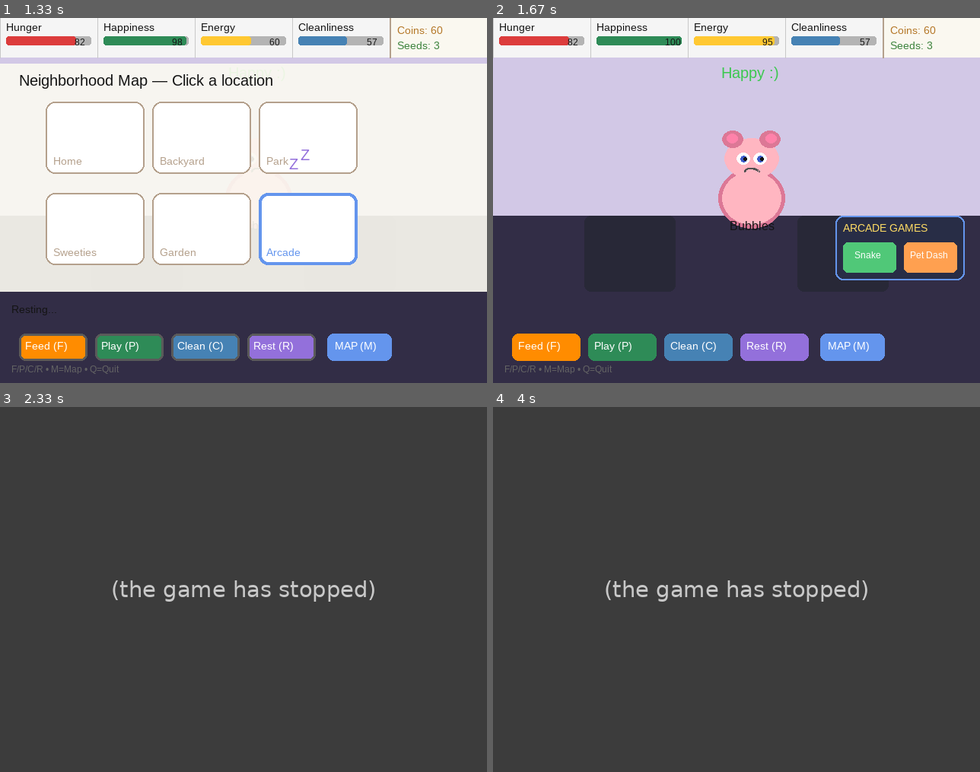
Above: before the commit, frames 1-4 (two rows, left to right).
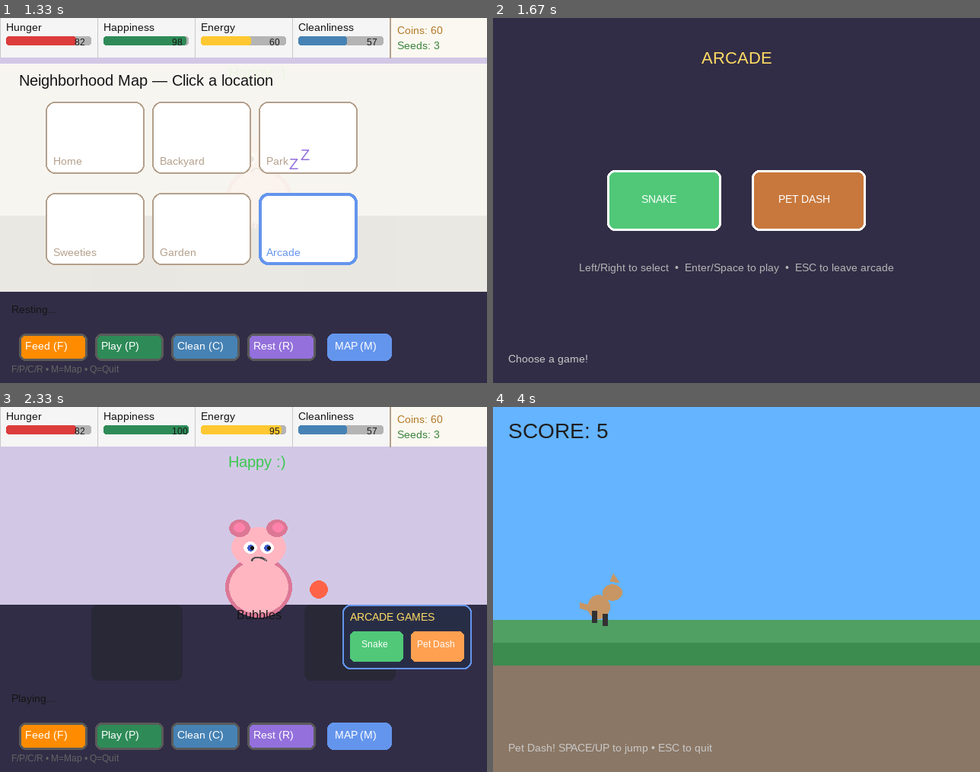
Above: after the commit, the same moments.

Repository: nickamis606/ourworld
Game: pygame game, started from main_pygame.py
The game is run twice, just before and just after one commit, with the same random seed, the same clock (stepped at 60 frames per second) and the same inputs.
Inputs (mouse positions are in pixels of both pictures, inside the frame that each line leads up to):
- Up to frame 1 (1.33 s): tap Enter at 0.33 s; click "Rest (R)" at 0.72 s; click "MAP (M)" at 1.05 s
- Up to frame 2 (1.67 s): click "Bubbles" at 1.38 s
- Up to frame 3 (2.33 s): tap Esc at 1.67 s; click "Play (P)" at 2.05 s
- Up to frame 4 (4 s): tap C at 2.33 s; click (863, 647) at 3.22 s; click "PET DASH" at 3.55 s; hold Up from 3.83 s (still down)

Frame 1 is identical in both runs. In frame 2, 64% of the frame differs, in the area x 0-100%, y 0-98%; in frame 3, 62%; in frame 4, 100%, in the area x 0-100%, y 0-100%.
Before the commit the program exited at 1.7 s; later frames show no game.

Commit message:
refactor: wire ArcadeScene into the thin controller with proper scene switching

Diff:
--- a/main_pygame.py
+++ b/main_pygame.py
@@ -1,27 +1,19 @@
 #!/usr/bin/env python3
 """
-OurWorld - Main entry point (thin controller version)
+OurWorld - Thin controller with proper scene management
 
-Architecture:
-- PetSelectionScreen (uses PetSprite)
-- OurWorldPygame acts as thin controller
-- MainScene handles the primary gameplay view
-- Minigames are launched from MainScene signals
-
-This is a major step toward clean scene-based architecture.
+Now supports clean switching between MainScene and ArcadeScene.
 """
 
 import pygame
 import sys
-import time
 from pathlib import Path
 
 sys.path.insert(0, str(Path(__file__).parent))
 
 from core.game_state import GameState
-from minigames import get_minigame
-from sprites.pet_sprite import PetSprite
 from scenes.main_scene import MainScene
+from scenes.arcade_scene import ArcadeScene
 
 WIDTH, HEIGHT = 640, 480
 FPS = 30
@@ -38,7 +30,6 @@
 
 
 class PetSelectionScreen:
-    """Pet selection screen (kept mostly as-is from previous refactor)."""
     def __init__(self, screen):
         self.screen = screen
         self.font = pygame.font.SysFont("Arial", 26)
@@ -47,6 +38,7 @@
         self.bob = 0.0
         self.done = False
 
+        from sprites.pet_sprite import PetSprite
         self.pet_sprites = []
         for i, pet_data in enumerate(PET_ROSTER):
             col = i % 3
@@ -107,15 +99,7 @@
 
 class OurWorldPygame:
     """
-    Thin controller / game manager.
-
-    Responsibilities:
-    - Create and manage MainScene
-    - Handle minigame launching
-    - Top-level game loop and quitting
-    - Save on exit
-
-    Most gameplay logic now lives in MainScene.
+    Thin scene manager / controller.
     """
 
     def __init__(self, pet_config):
@@ -127,13 +111,9 @@
         self.game_state.pet.name = pet_config["name"]
         self.pet_config = pet_config
 
-        # Create the main gameplay scene
         self.main_scene = MainScene(self.game_state, self.screen, pet_config)
+        self.arcade_scene = None
         self.current_scene = self.main_scene
-
-        # Minigame state
-        self.minigame = None
-        self.minigame_type = None
 
     def run(self):
         running = True
@@ -144,76 +124,28 @@
                 if event.type == pygame.QUIT:
                     running = False
                 else:
-                    # Let current scene handle the event
-                    if self.minigame:
-                        if hasattr(self.minigame, 'handle_key') and event.type == pygame.KEYDOWN:
-                            self.minigame.handle_key(event.key)
-                        elif hasattr(self.minigame, 'handle_event'):
-                            self.minigame.handle_event(event)
-                    else:
-                        self.current_scene.handle_event(event)
+                    self.current_scene.handle_event(event)
 
-            # Update
-            if self.minigame:
-                self.minigame.update(dt)
+            self.current_scene.update(dt)
 
-                # Check if minigame ended
-                if getattr(self.minigame, 'game_over', False):
-                    self._handle_minigame_end()
-            else:
-                self.current_scene.update(dt)
+            # === Scene switching logic ===
+            if self.current_scene.next_scene == "arcade":
+                if self.arcade_scene is None:
+                    self.arcade_scene = ArcadeScene(self.game_state, self.screen)
+                self.current_scene = self.arcade_scene
+                self.current_scene.next_scene = None
 
-                # Check if MainScene requested a minigame
-                if self.current_scene.next_scene == "snake":
-                    self._start_minigame("snake")
-                elif self.current_scene.next_scene == "pet_dash":
-                    self._start_minigame("pet_dash")
+            elif self.current_scene.next_scene == "main":
+                self.current_scene = self.main_scene
+                self.current_scene.next_scene = None
+                self.arcade_scene = None  # clean up
 
-            # Draw
-            if self.minigame and hasattr(self.minigame, 'draw'):
-                self.minigame.draw(self.screen)
-            else:
-                self.current_scene.draw(self.screen)
-
+            self.current_scene.draw(self.screen)
             pygame.display.flip()
 
         self.game_state.save()
         pygame.quit()
         sys.exit()
-
-    def _start_minigame(self, game_type: str):
-        self.minigame_type = game_type
-        MinigameClass = get_minigame(game_type)
-
-        if game_type == "snake":
-            self.minigame = MinigameClass(self.screen, self.clock)
-        elif game_type == "pet_dash":
-            self.minigame = MinigameClass(self.screen, self.clock, self.pet_config.get("color"))
-
-        # Reset the request flag
-        self.current_scene.next_scene = None
-
-    def _handle_minigame_end(self):
-        if not self.minigame:
-            return
-
-        score = getattr(self.minigame, 'score', 0)
-
-        if self.minigame_type == "snake":
-            bonus = min(40, score // 3)
-            if bonus > 0:
-                self.game_state.pet.needs.happiness = min(100, self.game_state.pet.needs.happiness + bonus)
-            self.game_state.earn_coins(max(20, score // 2))
-        elif self.minigame_type == "pet_dash":
-            bonus = min(30, score // 4)
-            if bonus > 0:
-                self.game_state.pet.needs.happiness = min(100, self.game_state.pet.needs.happiness + bonus)
-            self.game_state.earn_coins(max(15, score // 3))
-
-        self.minigame = None
-        self.minigame_type = None
-        # Return to main scene
-        self.current_scene.status = "Great job in the arcade!"
 
 
 if __name__ == "__main__":
